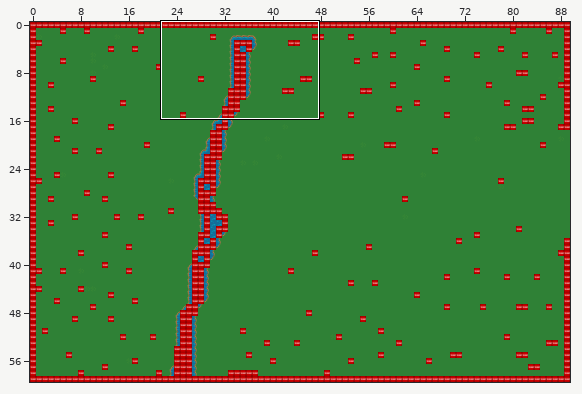
Two versions of a level (Tiled map, area_west.tmx). The first picture is a wide view before the edit; the outline marks the close-up.
Close-up. Old version:
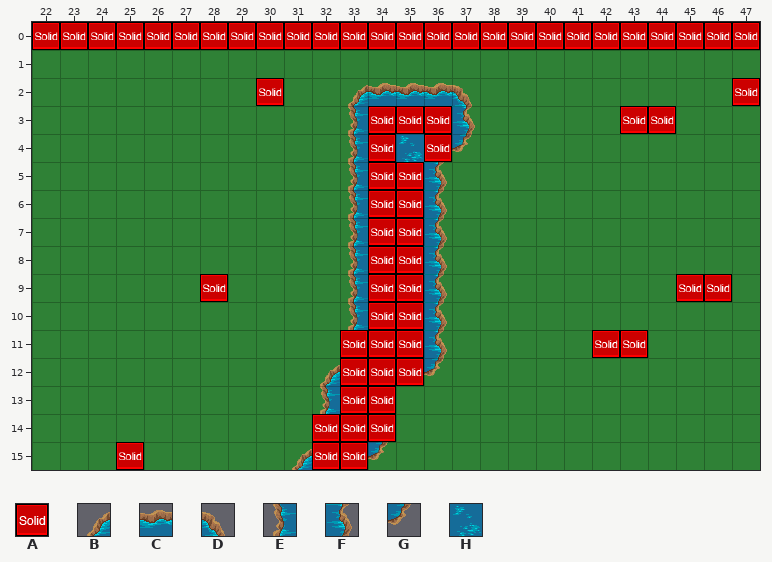
Cells are 32x32 px. Shown: x 22..47, y 0..15. The commit also changed other parts of the map, which this record leaves out. Not drawn, because the pictures are missing: unchanged layer "trees".
Key: from "metatiles32x32": A 0 "solid"; from "water": B 6, C 7, D 8, E 9, F 11, G 14, H 16.
_ is an empty cell, # one hidden under a higher layer.
Layers that did not change in this view are not listed.
Layer "water" before, first column x 22:
 0 ___________######_________
 1 __________________________
 2 ___________BCCCD__________
 3 ___________E###F__________
 4 ___________E#H#G__________
 5 ___________E##F___________
 6 ___________E##F___________
 7 ___________E##F___________
 8 ___________E##F___________
 9 ___________E##F___________
10 ___________E##F___________
11 ___________###F___________
12 __________B###G___________
13 __________E##_____________
14 __________###_____________
15 _________B##G_____________
Layer "collision" before, first column x 22:
 0 AAAAAAAAAAAAAAAAAAAAAAAAAA
 1 __________________________
 2 ________A________________A
 3 ____________AAA______AA___
 4 ____________A_A___________
 5 ____________AA____________
 6 ____________AA____________
 7 ____________AA____________
 8 ____________AA____________
 9 ______A_____AA_________AA_
10 ____________AA____________
11 ___________AAA______AA____
12 ___________AAA____________
13 ___________AA_____________
14 __________AAA_____________
15 ___A______AA______________
Now the later version:
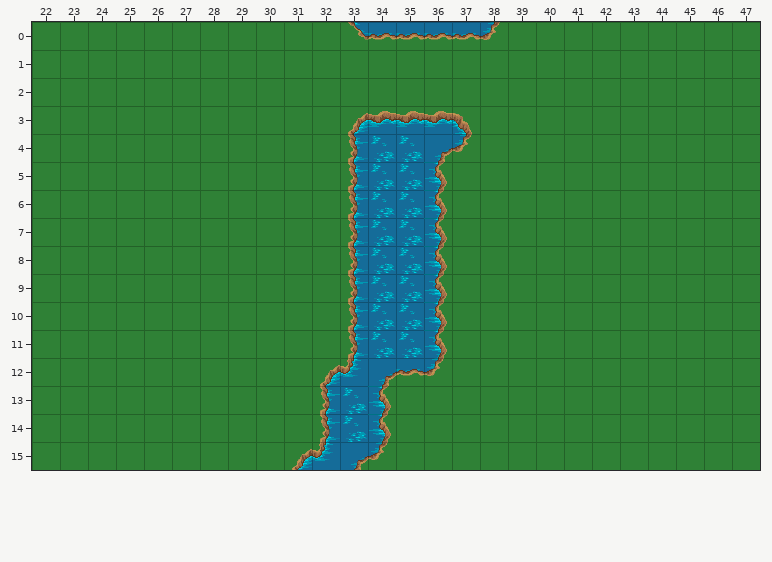
From old to new:
Layer "water":
y 2: x 33..37 BCCCD -> _____
y 3: x 33..37 E###F -> BCCCD
Layer "collision" (now hidden):
y 0: x 22..47 AAAAAAAAAAAAAAAAAAAAAAAAAA -> __________________________
y 2: x 30 A -> _; x 47 A -> _
y 3: x 34..36 AAA -> ___; x 43..44 AA -> __
y 4: x 34 A -> _; x 36 A -> _
y 5..8: x 34..35 AA -> __
y 9: x 28 A -> _; x 34..35 AA -> __; x 45..46 AA -> __
y 10: x 34..35 AA -> __
y 11: x 33..35 AAA -> ___; x 42..43 AA -> __
y 12: x 33..35 AAA -> ___
y 13: x 33..34 AA -> __
y 14: x 32..34 AAA -> ___
y 15: x 25 A -> _; x 32..33 AA -> __
